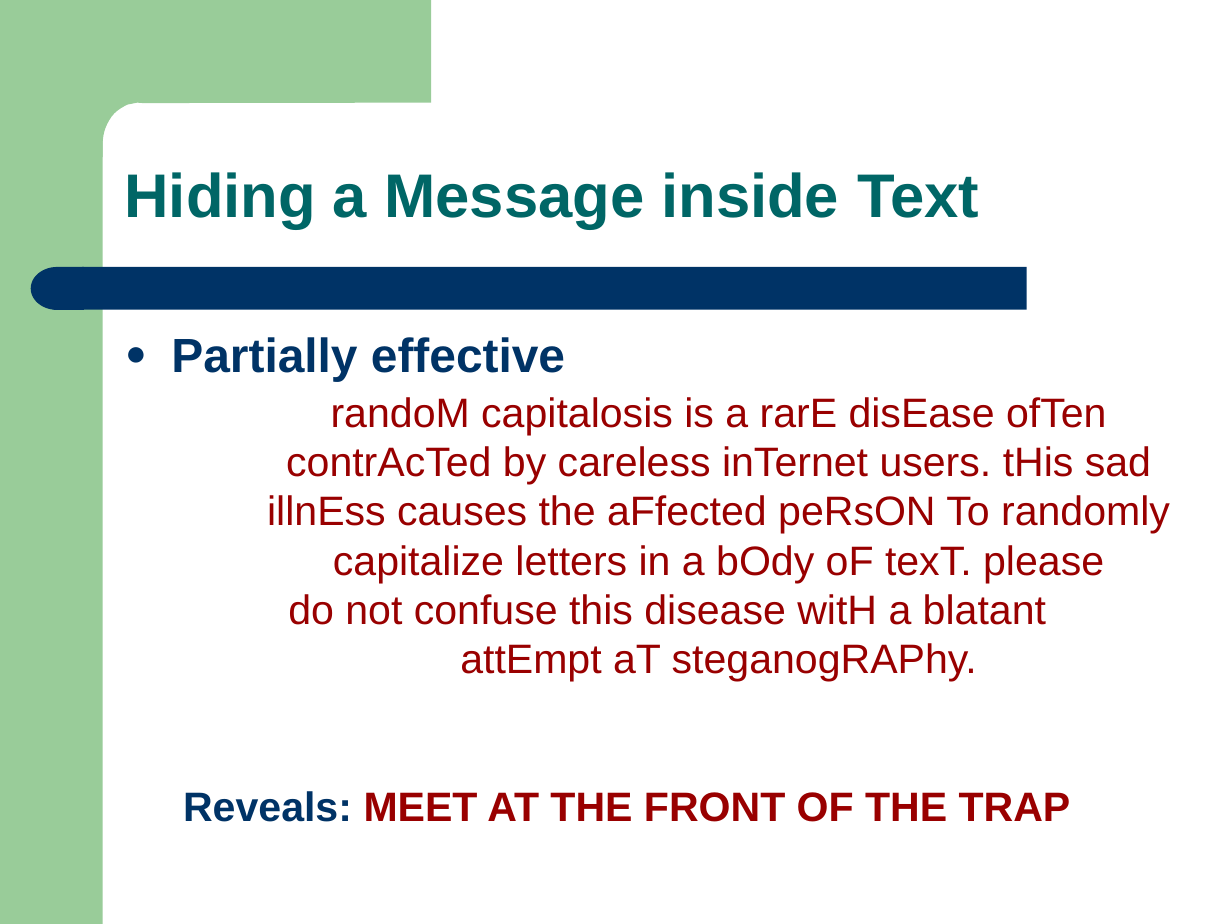
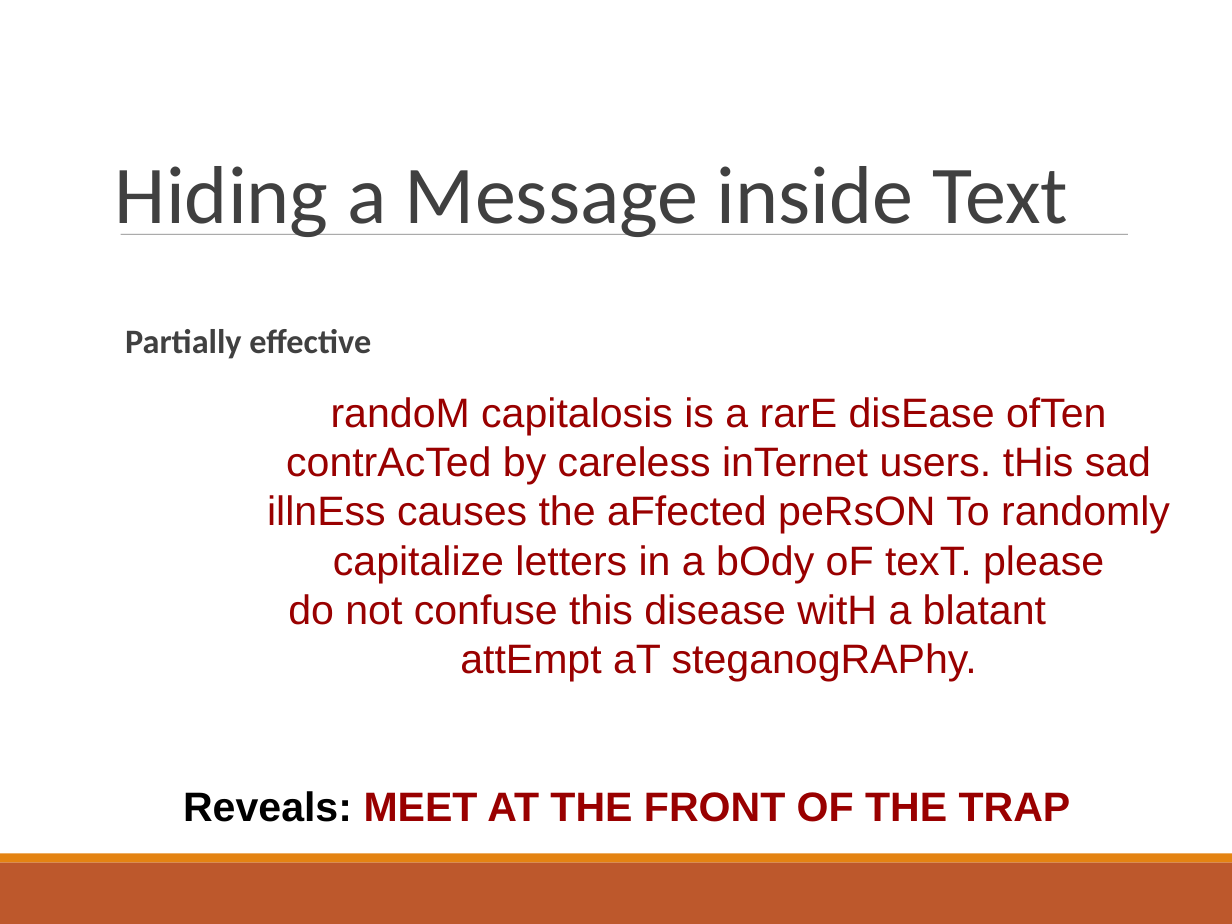
Before and after one commit to hemansh/digital_steganography, a slide deck: slide 11 of Steganography.ppt (slide 12 before the commit). Drawn at 1232x924 pixels with LibreOffice and Linux fonts; fonts in the diff are those of the drawing. Boxes give left, top, right and bottom in pixels: in the first picture for what was removed or moved away, otherwise in the second. Text is boxed around its words. In the diff, an @@ line names an element or a change of style, - is before the commit and + after.

```diff
--- a/Steganography.ppt
+++ b/Steganography.ppt
@@ title "Hiding a Message inside Text": place and size @@
-title "Hiding a Message inside Text" at <box>125,172,979,228</box>
+title "Hiding a Message inside Text" at <box>115,166,1068,237</box>
@@ title "Hiding a Message inside Text" at <box>115,166,1068,237</box>: size 36 to 48 pt, font Arial to Calibri, text colour #006666 to #404040, bold off; line spacing 0.9 to 0.85 @@
@@ line added from (121, 234) to (1127, 234), #7F7F7F 0.51 pt @@
@@ group removed at <box>0,0,1027,924</box>: 1 rectangle, 1 freeform shape, 1 rounded rectangle, 1 flow chart delay @@
@@ text "Partially effective" at <box>125,329,371,359</box>: size 28 to 20 pt, font Arial to Calibri, text colour #003366 to #404040; bullet ● to  ; line spacing 1 to 0.9; more space between paragraphs; bullet colour #003366 to #E48312 @@
@@ text at <box>183,791,1071,822</box>: text colour #003366 to #000000 in "Reveals:" @@
@@ rectangle added at <box>0,862,1232,924</box>, fill #BD582C @@
@@ rectangle added at <box>0,854,1232,862</box>, fill #E48312 @@
```
Also in this commit, not shown: 15 other slides changed, 2 slides added, 3 slides removed, 1 other file.
